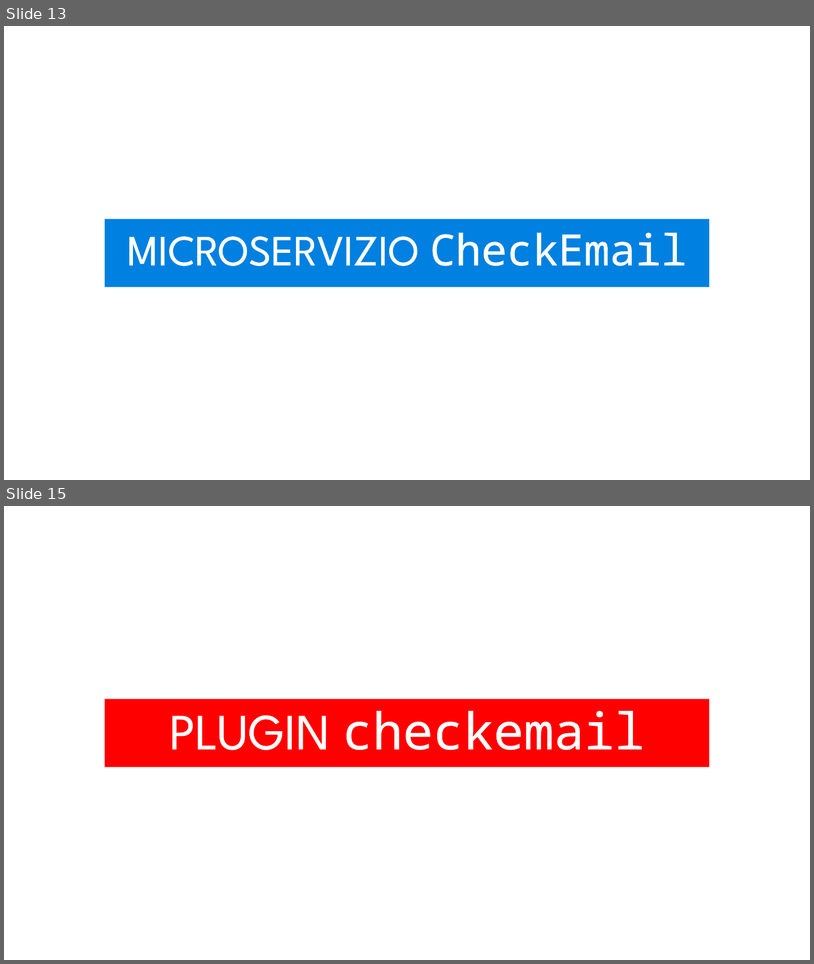
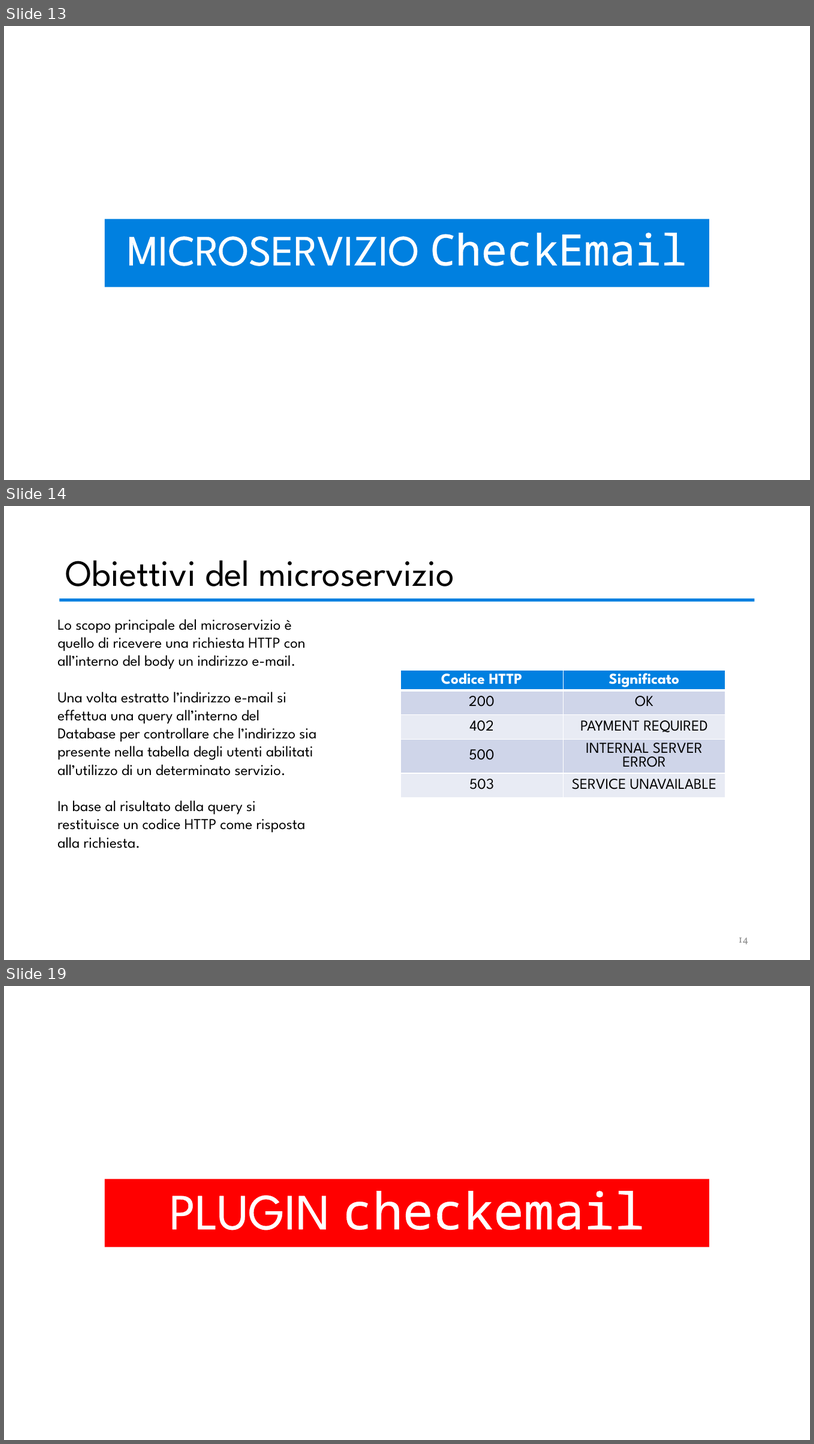
Before and after one commit to valeriodesiati/tesi, a slide deck: Presentazione/Valerio Desiati - Presentazione Discussione.pptx. Shown one above the other, each under a label of ours: slides 13 and 15 before the commit, slides 13, 14 and 19 after it; the slides between them are not shown. The pictures are 814x964 and 814x1444 pixels, drawn with LibreOffice and Linux fonts; fonts in the diff are those of the drawing. Boxes give left, top, right and bottom in pixels: in the first picture for what was removed or moved away, otherwise in the second. Text is boxed around its words. In the diff, an @@ line names an element or a change of style, - is before the commit and + after.

```diff
--- a/Presentazione/Valerio Desiati - Presentazione Discussione.pptx
+++ b/Presentazione/Valerio Desiati - Presentazione Discussione.pptx
@@ slide 14 added at (x1=4, y1=506, x2=810, y2=960), background #FFFFFF @@
@@ title added at (x1=65, y1=560, x2=455, y2=586), 44 pt, text #000000 @@
+Obiettivi del microservizio
@@ rectangle added at (x1=59, y1=598, x2=755, y2=601), fill #0080E0 @@
@@ text added at (x1=57, y1=619, x2=317, y2=848), 18 pt, text #000000 @@
+Lo scopo principale del microservizio è quello di ricevere una richiesta HTTP con all’interno del body un indirizzo e-mail.
+Una volta estratto l’indirizzo e-mail si effettua una query all’interno del Database per controllare che l’indirizzo sia presente nella tabella degli utenti abilitati all’utilizzo di un determinato servizio.
+In base al risultato della query si restituisce un codice HTTP come risposta alla richiesta.
@@ table added at (x1=401, y1=670, x2=726, y2=828), 5 rows, 2 columns @@
+Codice HTTP | Significato
+200 | OK
+402 | PAYMENT REQUIRED
+500 | INTERNAL SERVER ERROR
+503 | SERVICE UNAVAILABLE
@@ page number added at (x1=739, y1=937, x2=749, y2=944), 12 pt, text #8C8C8C @@
+14
@@ what was slide 15 is now slide 19 @@
```
Also in this commit, not shown: 2 slides changed, 9 other slides added, 3 slides removed, 2 other files.
